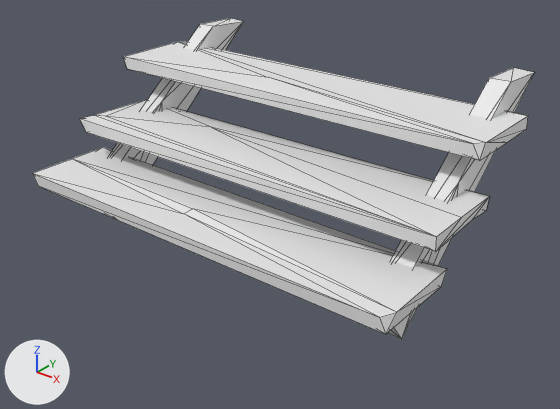
The FBX model WinAPI_2504/Resources/MedievalConstructions/Game/LowPolyMedievalConstructions/Meshes/SM_Stair_small.FBX, before and after one commit.
One viewpoint serves both versions: a camera (50 mm lens) standing at (3.35, -4.17, 2.5) and looking at (0.06, -0.07, -0.04). The lights are fixed; the arrows at lower left show +X, +Y and +Z. Mesh edges are drawn as thin lines. Objects named as collision shapes, trigger or cutter boxes, shadow casters or lower levels of detail are left out. Where no turn or scale is listed for an object, it has been applied to the vertices.

In view in the first picture: 'SM_Stair_small'.
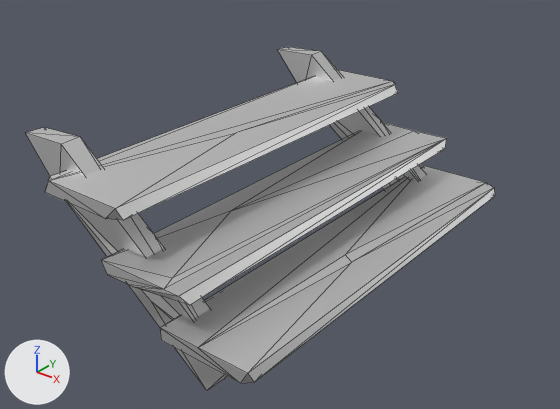
Where the newer file only moved an object's origin or applied its transform, the numbers keep the older frame.

Patch to the scene script:
```diff
--- a/WinAPI_2504/Resources/MedievalConstructions/Game/LowPolyMedievalConstructions/Meshes/SM_Stair_small.FBX.py
+++ b/WinAPI_2504/Resources/MedievalConstructions/Game/LowPolyMedievalConstructions/Meshes/SM_Stair_small.FBX.py
@@ mat_m_texture_atlas @@
 mat_m_texture_atlas.roughness = 0.553
+mat_m_texture_atlas.metallic = 1.0
@@ me_sm_stair_small @@
 me_sm_stair_small.from_pydata(...)  # 75 vertices, 130 faces; spans x -1.6..1.6, y -1.06..1.06, z -0.4..1.0
 # used by ob_sm_stair_small; location = (0.0, 0.0, 0.0)
+# me_sm_stair_small part 1: the whole mesh is turned 90 degrees about the z axis through its middle, then moved by (0.0, 0.0, -0.3)
 me_sm_stair_small.materials.append(mat_m_texture_atlas)
```

Where the change shows, as pixel boxes [x1, y1, x2, y2] in the pictures (560 x 409 px):
'SM_Stair_small', surface changed, mesh turned (white to grey)
    before: [33, 18, 534, 339]
    after: [26, 47, 495, 391]
